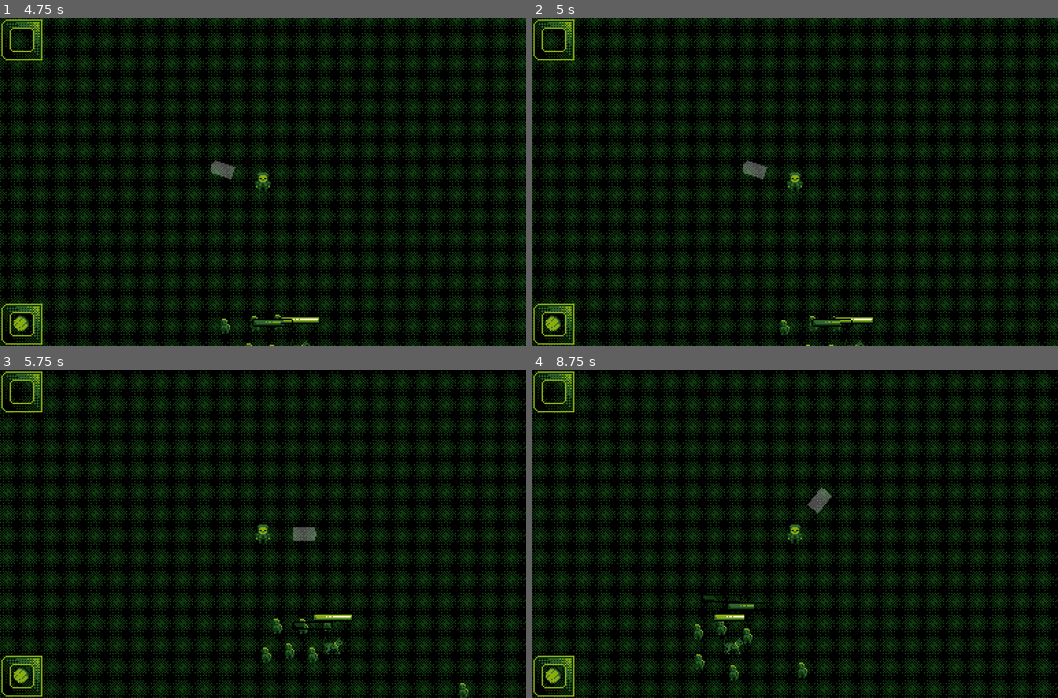
Above: before the commit, frames 1-4 (two rows, left to right).
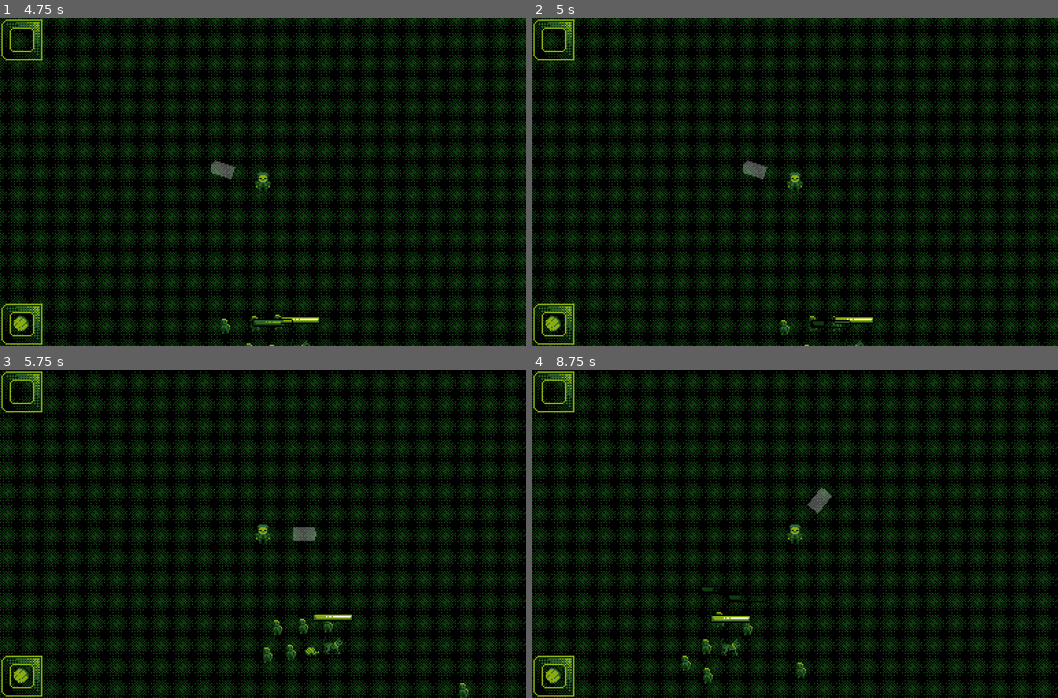
Above: after the commit, the same moments.

Repository: nullportal/dog-and-ball
Game: Godot game, scene res://Game.tscn
The game is run twice, just before and just after one commit, with the same random seed, the same clock (stepped at 60 frames per second) and the same inputs.
Inputs (mouse positions are in pixels of both pictures, inside the frame that each line leads up to):
- Up to frame 1 (4.75 s): tap Enter at 0.5 s; move the mouse to (378, 165) at 0.52 s; hold Right (ui_right) 0.53-1.28 s; click (378, 165) at 0.6 s; move the mouse to (157, 198) at 1.27 s; hold Down (ui_down) 1.28-2.03 s; click (157, 198) at 1.35 s; move the mouse to (315, 109) at 2.02 s; hold Right (ui_right) 2.03-2.78 s; click (315, 109) at 2.1 s; move the mouse to (236, 247) at 2.77 s; hold Up (ui_up) 2.78-3.53 s; click (236, 247) at 2.85 s; move the mouse to (420, 231) at 3.52 s; hold Left (ui_left) from 3.53 s (still down); click (420, 231) at 3.6 s; move the mouse to (105, 132) at 4.27 s; click (105, 132) at 4.35 s
- Up to frame 2 (5 s): keep holding Left (ui_left)
- Up to frame 3 (5.75 s): move the mouse to (289, 534) at 5.02 s; release Left (ui_left) at 5.03 s; hold Down (ui_down) from 5.03 s (still down); click (289, 534) at 5.1 s
- Up to frame 4 (8.75 s): move the mouse to (716, 452) at 5.77 s; release Down (ui_down) at 5.78 s; hold Right (ui_right) 5.78-6.53 s; click (716, 452) at 5.85 s; move the mouse to (910, 517) at 6.52 s; hold Up (ui_up) 6.53-7.28 s; click (910, 517) at 6.6 s; move the mouse to (689, 550) at 7.27 s; hold Right (ui_right) 7.28-8.03 s; click (689, 550) at 7.35 s; move the mouse to (847, 461) at 8.02 s; hold Down (ui_down) from 8.03 s (still down); click (847, 461) at 8.1 s

Frame 1 is identical in both runs. In frame 2, 0.1% of the frame differs, in the area x 51-61%, y 91-100%; in frame 3, 0.3%; in frame 4, 1.0%, in the area x 28-53%, y 65-96%.

Commit message:
Replace Dog health regen with edibles
Enemies have chance to drop bone piles which restor HP.

Diff:
--- a/Entities/Dog/Dog.gd
+++ b/Entities/Dog/Dog.gd
@@ -1,6 +1,7 @@
 extends KinematicBody2D
 
 signal GIVE(item, from, to)
+signal EAT(item, me)
 
 export var MAX_SPEED = 128
 export var SLUG = 'dog'
@@ -37,7 +38,17 @@
 		'follow_distance': 8,
 		'allure': 500,
 	},
+	'bones': {
+		'follow_distance': 1,
+		'allure': null,
+	},
 }
+
+func _ready():
+	var conn
+	conn = self.connect('EAT', get_node('/root/Game'), 'eat')
+	if conn != 0:
+		assert(false, 'Failed to connect signal')
 
 func _physics_process(_delta):
 	var foci = find_foci(noticeArea)
@@ -53,8 +64,12 @@
 			follow(self.focus)
 
 	if self.focus.is_in_group('Enemies'):
-		if can_attack(self.focus):
+		if can_reach(self.focus):
 			attack(self.focus)
+
+	if self.focus.is_in_group('Food'):
+		if can_reach(self.focus):
+			eat(self.focus)
 
 func find_foci(area):
 	var noticed = area.get_overlapping_bodies()
@@ -72,7 +87,17 @@
 	var foci = []
 	for node in nodes:
 		var distance = self.global_position.distance_to(node.global_position)
-		var allure = focus_map[node.SLUG].allure
+		var deets = focus_map[node.SLUG]
+		if !deets:
+			continue
+
+		var allure = deets.allure
+		# If no innate allure, provide it programatically
+		if allure == null && ['bones'].has(node.SLUG):
+			if !node.is_edible():
+				continue
+			allure = node.HEALING_POINTS / (health.MAX_HEALTH - health.HEALTH_POINTS)
+
 		var entry = {
 			'sort_key': allure - distance,
 			'node': node,
@@ -123,12 +148,15 @@
 func retrieve(_item):
 	self.focus = player
 
-func can_attack(focus):
+func can_reach(focus):
 	return attackArea.overlaps_body(focus)
 
 func attack(target):
 	combat.attack(target)
 
+func eat(target):
+	emit_signal('EAT', self, target)
+
 # NOTE Requires dict with 'sort_key'
 func _sort_nodes(a, b):
 	return a.sort_key > b.sort_key
--- a/Entities/Dog/Dog.tscn
+++ b/Entities/Dog/Dog.tscn
@@ -35,7 +35,6 @@
 [node name="Health" parent="." instance=ExtResource( 3 )]
 MAX_HEALTH = 100
 HEALTH_POINTS = 100
-HEALTH_REGEN = true
 HEALTH_REGEN_WAIT = 5
 HEALTH_REGEN_AMOUNT = 25
 
@@ -43,8 +42,8 @@
 
 [node name="Combat" parent="." instance=ExtResource( 7 )]
 ATTACK_DAMAGE = 1.0
-ATTACK_COOLDOWN = 0.8
-KNOCKBACK_FORCE = 400
+ATTACK_COOLDOWN = 0.7
+KNOCKBACK_FORCE = 450
 
 [node name="Sprite" type="Sprite" parent="."]
 texture = ExtResource( 9 )
--- a/Entities/Enemies/EnemyOrchestrator.gd
+++ b/Entities/Enemies/EnemyOrchestrator.gd
@@ -1,6 +1,10 @@
 extends Node
 
+export var HEALTH_DROP_CHANCE = 0.25
+
+onready var Bones = preload("res://Items/Bones.tscn")
 onready var player = get_node('/root/Game/World/Player') # FIXME Do better
+onready var world = get_node('/root/Game/World')
 onready var spawners = []
 onready var enemies = []
 
@@ -17,6 +21,11 @@
 
 func on_health_depleted(overkill, node):
 	print('enemyOrchestrator handling overkill %s for of %s' % [overkill, node.name]) # TODO
+	if rand_range(0, 1) <= HEALTH_DROP_CHANCE:
+		var bones = Bones.instance()
+		bones.global_position = node.global_position
+		world.add_child(bones)
+
 
 func attach_spawner(spawner):
 	print('enemyOrchestrator initialising spawner %s' % [spawner.name])
--- a/Entities/Health.gd
+++ b/Entities/Health.gd
@@ -28,14 +28,17 @@
 			emit_signal('HEALTH_CHANGED', healthOwner, healths['old_health'], healths['new_health'])
 			timer.start(self.HEALTH_REGEN_WAIT)
 
-func reduce(n):
+func change(n):
 	var old_health = self.HEALTH_POINTS
-	self.HEALTH_POINTS -= n
+	self.HEALTH_POINTS += n
 	var new_health = self.HEALTH_POINTS
 
 	emit_signal('HEALTH_CHANGED', healthOwner, old_health, new_health)
 	if new_health <= 0:
 		emit_signal('HEALTH_DEPLETED', abs(old_health - new_health), healthOwner)
+
+func reduce(n):
+	change(-n)
 
 func reset_health_regen_timer(wait_time):
 	timer.start(wait_time)
--- a/Game.gd
+++ b/Game.gd
@@ -51,3 +51,8 @@
 
 func health_depleted(overkill, node):
 	enemyOrchestrator.on_health_depleted(overkill, node)
+
+func eat(eater, eated):
+	eater.health.change(eated.HEALING_POINTS)
+	eated.queue_free()
+	print('%s ate %s for %sHP' % [eater.name, eated.name, eated.HEALING_POINTS])
--- /dev/null
+++ b/Items/Bones.gd
@@ -0,0 +1,16 @@
+extends KinematicBody2D
+
+export var SLUG = 'bones'
+export var HEALING_POINTS = 25
+
+onready var edible = false setget set_edible, is_edible
+onready var edible_timer = $EdibleTimer
+
+func _on_EdibleTimer_timeout(new_edible):
+  set_edible(new_edible)
+
+func is_edible():
+  return edible
+
+func set_edible(b):
+  edible = b
--- /dev/null
+++ b/Items/Bones.tscn
@@ -0,0 +1,27 @@
+[gd_scene load_steps=4 format=2]
+
+[ext_resource path="res://Items/bones.png" type="Texture" id=1]
+[ext_resource path="res://Items/Bones.gd" type="Script" id=2]
+
+[sub_resource type="CapsuleShape2D" id=1]
+radius = 0.0
+height = 0.0
+
+[node name="Bones" type="KinematicBody2D" groups=[
+"Food",
+]]
+script = ExtResource( 2 )
+
+[node name="Sprite" type="Sprite" parent="."]
+texture = ExtResource( 1 )
+
+[node name="CollisionShape2D" type="CollisionShape2D" parent="."]
+position = Vector2( 0, 1 )
+rotation = 1.57079
+shape = SubResource( 1 )
+
+[node name="EdibleTimer" type="Timer" parent="."]
+one_shot = true
+autostart = true
+
+[connection signal="timeout" from="EdibleTimer" to="." method="_on_EdibleTimer_timeout" flags=6 binds= [ true ]]
Binary file added: Items/bones.png
Not shown, added: Items/bones.png.import
